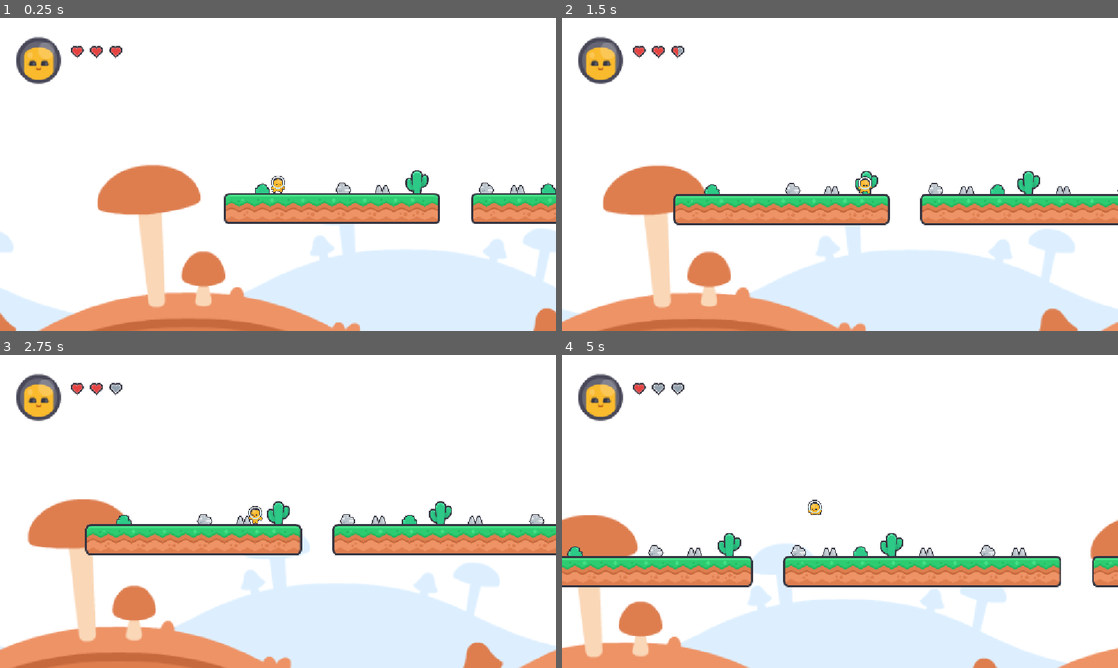
Above: before the commit, frames 1-4 (two rows, left to right).
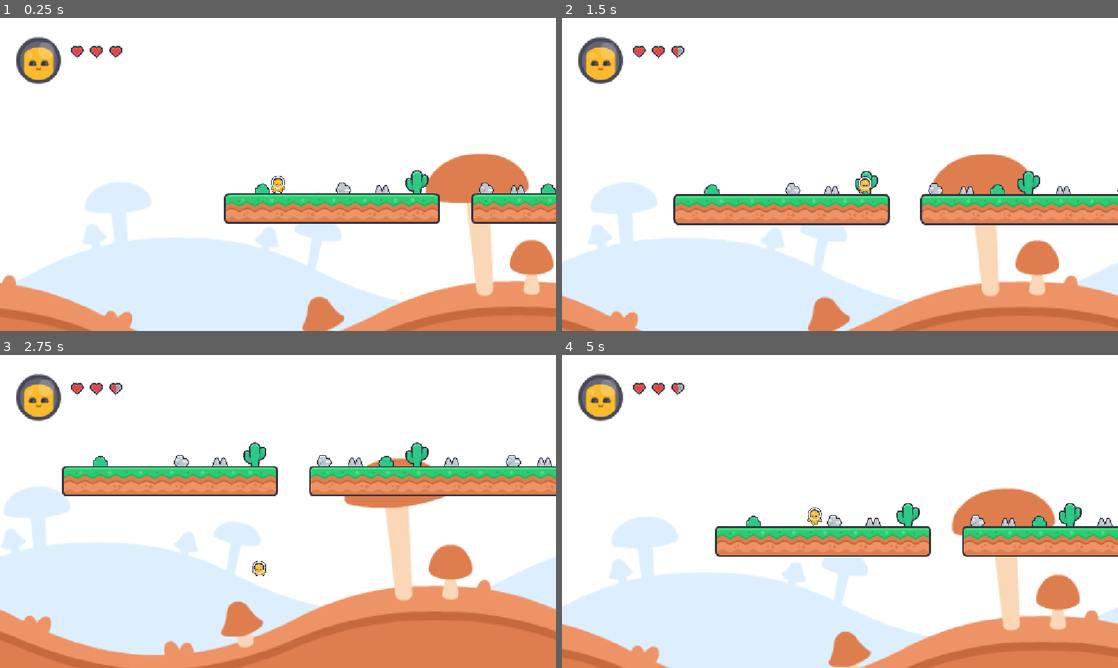
Above: after the commit, the same moments.

Repository: jet1211466/godot_platformer
Game: Godot game, scene res://scenes/level_1.tscn
Same seed, same stepped clock (60 frames per second), same inputs: the game is played once before the commit and once after it.
Inputs:
- Up to frame 1 (0.25 s): no input
- Up to frame 2 (1.5 s): tap Enter (ui_accept) at 0.5, 0.77 s; hold Right (ui_right) from 0.53 s (still down)
- Up to frame 3 (2.75 s): tap Enter (ui_accept) at 1.52 s; release Right (ui_right) at 2.03 s; hold Left (ui_left) from 2.03 s (still down)
- Up to frame 4 (5 s): release Left (ui_left) at 2.78 s; hold Right (ui_right) 2.78-4.28 s; tap Enter (ui_accept) at 3.02, 3.77, 4.52 s; hold Left (ui_left) from 4.28 s (still down)

The runs differ from the first frame. In frame 1, 29% of the frame differs, in the area x 0-100%, y 43-100%; in frame 2, 28%; in frame 3, 50%, in the area x 0-100%, y 9-100%; in frame 4, 37%.

Commit message:
added box

Diff:
--- /dev/null
+++ b/scenes/box.tscn
@@ -0,0 +1,16 @@
+[gd_scene format=3 uid="uid://dcd141e2gsr3l"]
+
+[ext_resource type="Texture2D" uid="uid://con72yr4qf0ny" path="res://sprites/block_plank.png" id="1_3inec"]
+
+[sub_resource type="RectangleShape2D" id="RectangleShape2D_xcuk0"]
+size = Vector2(48, 48)
+
+[node name="box" type="StaticBody2D" unique_id=322329014]
+
+[node name="boxSprite" type="Sprite2D" parent="." unique_id=2102010432]
+position = Vector2(-1.4305115e-06, -1.4305115e-06)
+scale = Vector2(0.74999994, 0.74999994)
+texture = ExtResource("1_3inec")
+
+[node name="boxCollision" type="CollisionShape2D" parent="." unique_id=1363005480]
+shape = SubResource("RectangleShape2D_xcuk0")
--- a/scenes/level_1.tscn
+++ b/scenes/level_1.tscn
@@ -10,6 +10,7 @@
 [ext_resource type="AudioStream" uid="uid://dsvqs83tublon" path="res://music/Master of the Feast.mp3" id="8_15mv3"]
 [ext_resource type="Texture2D" uid="uid://b8xjch5fw0dru" path="res://sprites/hud_player_helmet_yellow.png" id="9_e3sih"]
 [ext_resource type="PackedScene" uid="uid://cwxsdt1imn0ut" path="res://scenes/player_health.tscn" id="10_2y5yt"]
+[ext_resource type="PackedScene" uid="uid://dcd141e2gsr3l" path="res://scenes/box.tscn" id="11_2os1m"]
 
 [sub_resource type="TileSetAtlasSource" id="TileSetAtlasSource_4nkto"]
 texture = ExtResource("4_5xbjy")
@@ -4742,7 +4743,7 @@
 [node name="level1" type="Node2D" unique_id=30353094]
 
 [node name="background" parent="." unique_id=1045431186 instance=ExtResource("1_15mv3")]
-scroll_offset = Vector2(-544, 72)
+scroll_offset = Vector2(136, 48)
 
 [node name="rock" parent="." unique_id=465184208 instance=ExtResource("5_pa8r4")]
 position = Vector2(248, 560)
@@ -4753,8 +4754,14 @@
 [node name="bush2" parent="." unique_id=1246651115 instance=ExtResource("5_4nkto")]
 position = Vector2(672, 560)
 
+[node name="bush3" parent="." unique_id=1105954770 instance=ExtResource("5_4nkto")]
+position = Vector2(1312, 560)
+
 [node name="rock3" parent="." unique_id=1855377773 instance=ExtResource("5_pa8r4")]
 position = Vector2(936, 560)
+
+[node name="rock4" parent="." unique_id=1318176509 instance=ExtResource("5_pa8r4")]
+position = Vector2(1216, 560)
 
 [node name="player" parent="." unique_id=1826142552 instance=ExtResource("1_bswci")]
 position = Vector2(112, 528)
@@ -4766,7 +4773,7 @@
 [node name="cactus2" parent="." unique_id=763807147 instance=ExtResource("7_15mv3")]
 position = Vector2(736, 552)
 
-[node name="bush" parent="." unique_id=1105954770 instance=ExtResource("5_4nkto")]
+[node name="bush" parent="." unique_id=1811876648 instance=ExtResource("5_4nkto")]
 position = Vector2(80, 560)
 
 [node name="rock2" parent="." unique_id=318269793 instance=ExtResource("5_pa8r4")]
@@ -4799,3 +4806,6 @@
 position = Vector2(80, 88)
 scale = Vector2(1.918, 2)
 texture = ExtResource("9_e3sih")
+
+[node name="box" parent="." unique_id=322329014 instance=ExtResource("11_2os1m")]
+position = Vector2(1480, 552)
--- a/scenes/player.tscn
+++ b/scenes/player.tscn
@@ -45,7 +45,7 @@
 }]
 
 [sub_resource type="RectangleShape2D" id="RectangleShape2D_xcuk0"]
-size = Vector2(48, 48)
+size = Vector2(32, 32)
 
 [node name="player" type="CharacterBody2D" unique_id=1826142552]
 script = ExtResource("1_g2els")
@@ -59,6 +59,7 @@
 autoplay = "idle"
 
 [node name="playerCollision" type="CollisionShape2D" parent="." unique_id=1676795311]
+position = Vector2(0, 8)
 shape = SubResource("RectangleShape2D_xcuk0")
 
 [node name="shakeTrackingCamera" type="Camera2D" parent="." unique_id=461771013]
--- /dev/null
+++ b/scenes/pushable_box.tscn
@@ -0,0 +1,14 @@
+[gd_scene format=3 uid="uid://cxvh1druuw0eu"]
+
+[ext_resource type="Texture2D" uid="uid://qhywoplkq5ef" path="res://sprites/block_empty.png" id="1_ye30g"]
+
+[sub_resource type="RectangleShape2D" id="RectangleShape2D_xcuk0"]
+
+[node name="pushableBox" type="RigidBody2D" unique_id=1150680922]
+
+[node name="Sprite2D" type="Sprite2D" parent="." unique_id=545474330]
+position = Vector2(0, -1)
+texture = ExtResource("1_ye30g")
+
+[node name="CollisionShape2D" type="CollisionShape2D" parent="." unique_id=1203720466]
+shape = SubResource("RectangleShape2D_xcuk0")
Binary file added: sprites/block_empty.png
Not shown, added: sprites/block_empty.png.import
Binary file added: sprites/block_plank.png
Not shown, added: sprites/block_plank.png.import
